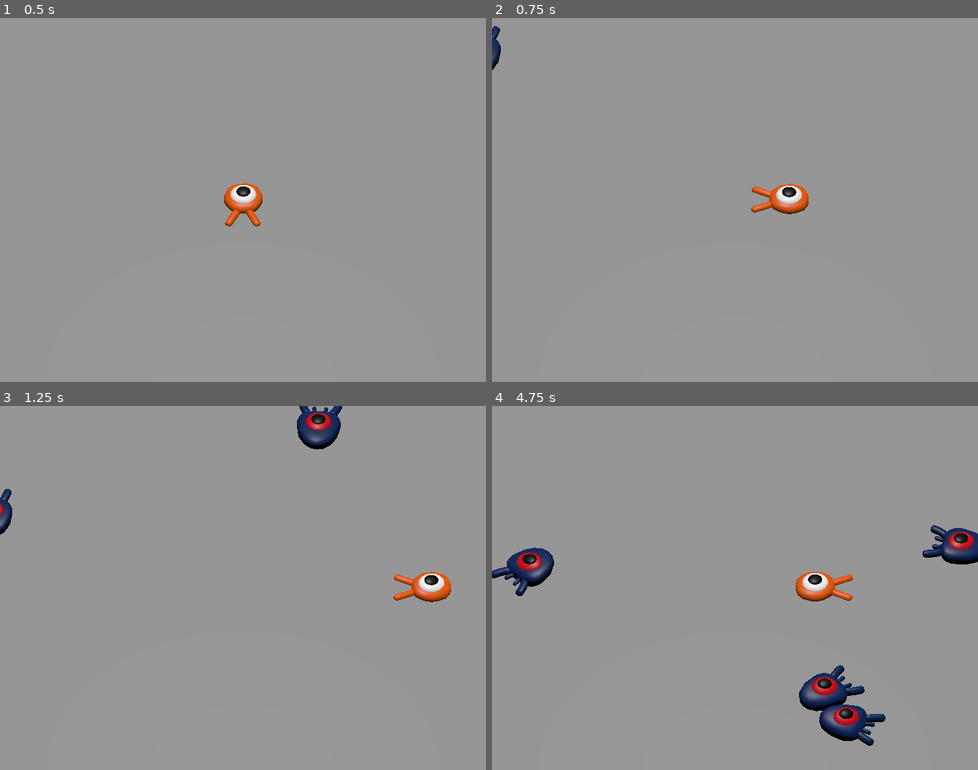
Above: before the commit, frames 1-4 (two rows, left to right).
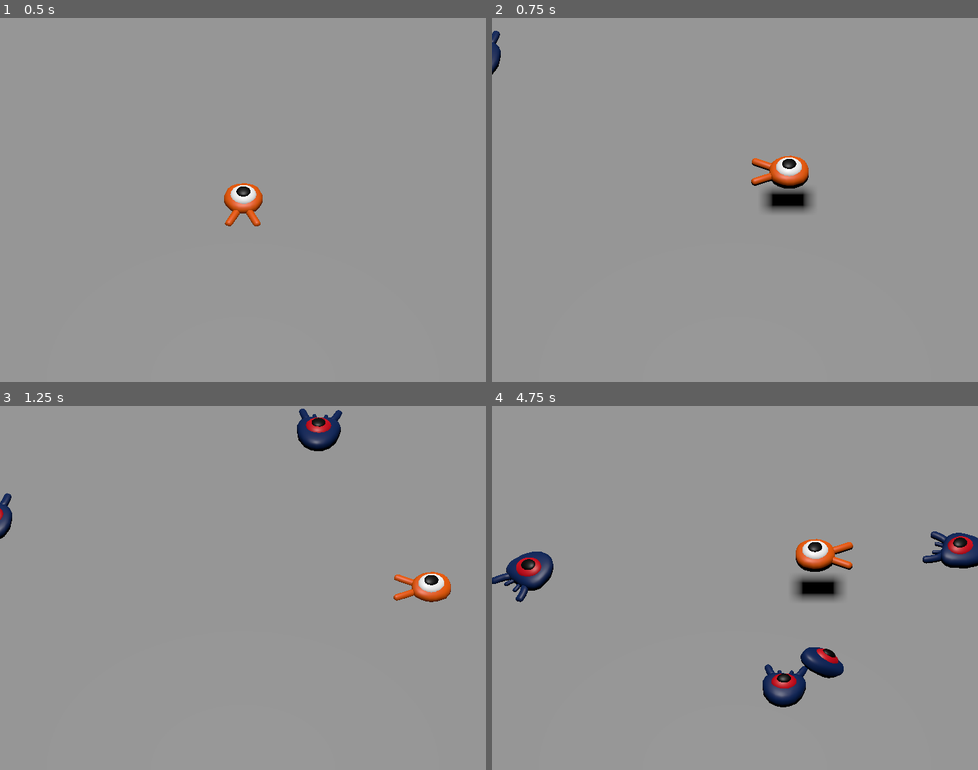
Above: after the commit, the same moments.

Repository: phentos/godot-1st-3d
Game: Godot game, scene res://main.tscn
Same seed, same stepped clock (60 frames per second), same inputs: the game is played once before the commit and once after it.
Inputs:
- Up to frame 1 (0.5 s): no input
- Up to frame 2 (0.75 s): tap Enter at 0.5 s; hold D (move_right) from 0.53 s (still down); tap Space (jump) at 0.6 s
- Up to frame 3 (1.25 s): keep holding D (move_right); tap Space (jump) at 0.77, 1.07 s
- Up to frame 4 (4.75 s): release D (move_right) at 1.28 s; hold Down (move_back) 1.28-2.03 s; tap Space (jump) at 1.35, 1.52, 1.82, 2.1, 2.85, 3.02, 3.32, 3.6, 3.77, 4.07, 4.35, 4.52 s; hold D (move_right) 2.03-2.78 s; hold W (move_forward) 2.78-3.53 s; hold Left (move_left) from 3.53 s (still down)

Frame 1 is identical in both runs. In frame 2, 1.6% of the frame differs, in the area x 0-67%, y 2-54%; in frame 3, 0.7%; in frame 4, 6.3%, in the area x 0-100%, y 32-94%.

Commit message:
about to squash

Diff:
--- a/Mob.tscn
+++ b/Mob.tscn
@@ -7,7 +7,9 @@
 radius = 0.8857422
 height = 2.8243408
 
-[node name="Mob" type="CharacterBody3D" unique_id=1270131139]
+[node name="Mob" type="CharacterBody3D" unique_id=1270131139 groups=["mob"]]
+collision_layer = 2
+collision_mask = 2
 script = ExtResource("1_r6b5h")
 
 [node name="Pivot" type="Node3D" parent="." unique_id=1923563835]
--- a/main.tscn
+++ b/main.tscn
@@ -30,6 +30,8 @@
 
 [node name="Ground" type="StaticBody3D" parent="." unique_id=935932433]
 transform = Transform3D(1, 0, 0, 0, 1, 0, 0, 0, 1, 0, -1, 0)
+collision_layer = 4
+collision_mask = 0
 
 [node name="CollisionShape3D" type="CollisionShape3D" parent="Ground" unique_id=186240055]
 shape = SubResource("BoxShape3D_7dm0k")
@@ -42,6 +44,7 @@
 shadow_enabled = true
 
 [node name="Player" parent="." unique_id=1098764046 instance=ExtResource("1_ig7tw")]
+collision_mask = 6
 
 [node name="CameraPivot" type="Marker3D" parent="." unique_id=2102943694]
 transform = Transform3D(1, 0, 0, 0, 0.70710677, 0.70710677, 0, -0.70710677, 0.70710677, 0, 0, 0)
--- a/player.gd
+++ b/player.gd
@@ -2,6 +2,8 @@
 
 @export var speed = 14
 @export var fall_acceleration = 75
+@export var jump_impulse = 20
+@export var bounce_impulse = 30
 
 # "3d vector combining speed with direction"
 var target_velocity = Vector3.ZERO
@@ -27,6 +29,13 @@
 
 	if not is_on_floor():
 		target_velocity.y = target_velocity.y - (fall_acceleration * delta)
+	else:
+		if Input.is_action_just_pressed("jump"):
+			target_velocity.y = jump_impulse
 
 	velocity = target_velocity
+
 	move_and_slide()
+
+func process_collisions():
+	pass
--- a/project.godot
+++ b/project.godot
@@ -67,6 +67,12 @@
 ]
 }
 
+[layer_names]
+
+3d_physics/layer_1="player"
+3d_physics/layer_2="enemies"
+3d_physics/layer_3="world"
+
 [rendering]
 
 anti_aliasing/quality/msaa_3d=2
